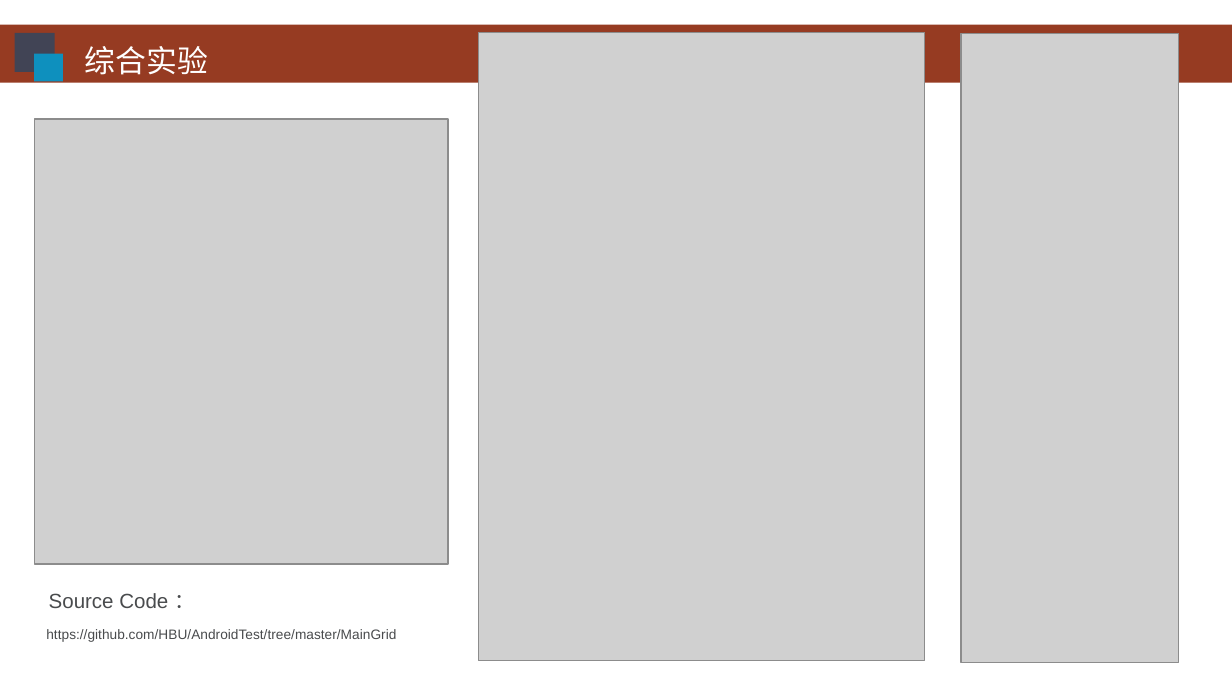
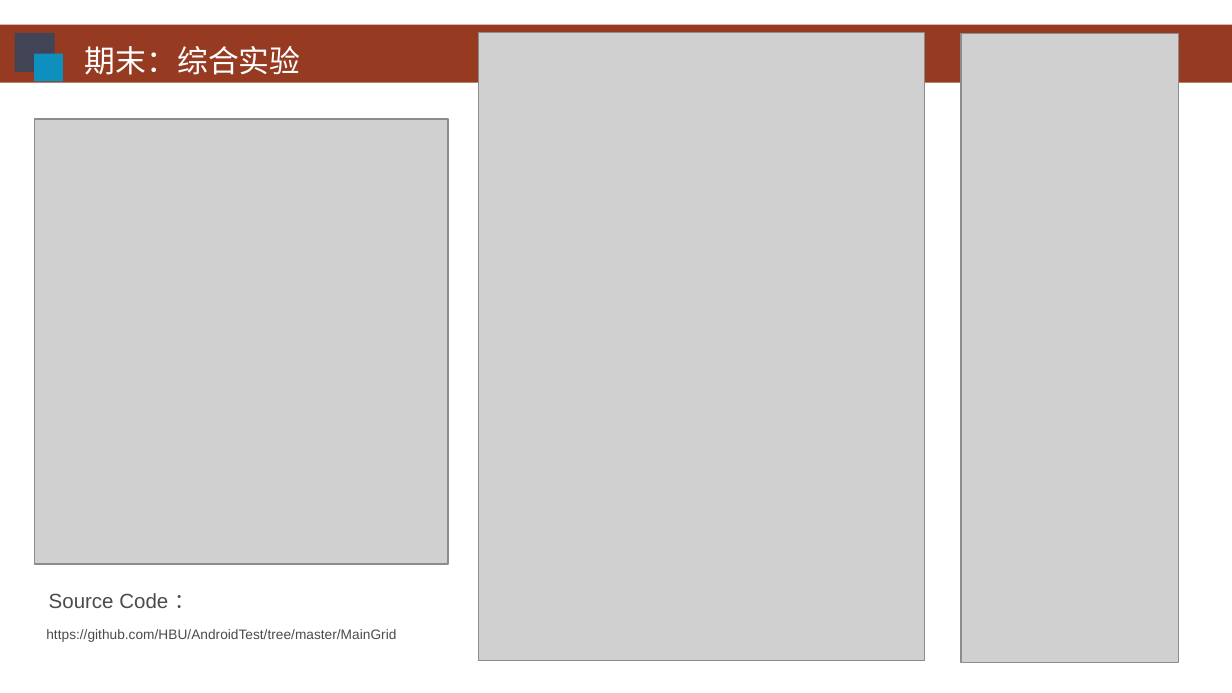
Before and after one commit to HBU/Android-PPT, a slide deck: slide 14 of 02.0 -- 首个程序 -- 第02章.pptx. Drawn at 1232x693 pixels with LibreOffice and Linux fonts; fonts in the diff are those of the drawing; grey boxes stand for pictures; background and template pictures are left out. Boxes give left, top, right and bottom in pixels: in the first picture for what was removed or moved away, otherwise in the second. Text is boxed around its words. In the diff, an @@ line names an element or a change of style, - is before the commit and + after.

```diff
--- a/02.0 -- 首个程序 -- 第02章.pptx
+++ b/02.0 -- 首个程序 -- 第02章.pptx
@@ text at (x1=85, y1=46, x2=301, y2=75): text changed @@
-综合实验
+期末：综合实验
```
Also in this commit, not shown: 1 other slide changed, 1 slide added.
